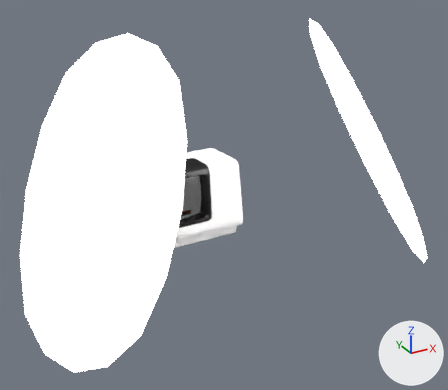
Before and after pictures for a commit that changed the Blender file models/VT100.004.blend.
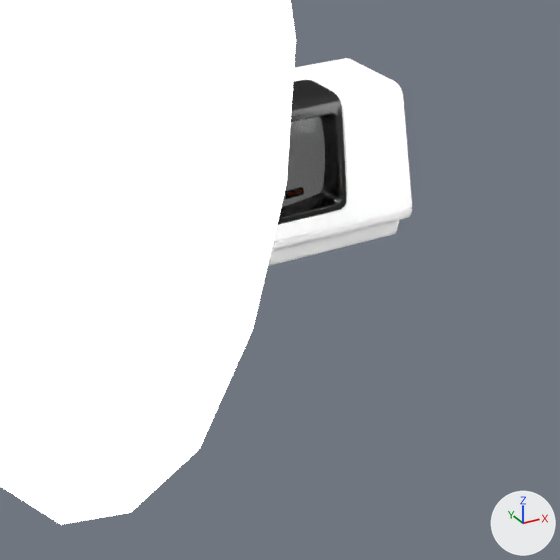
There are two pictures of each version: one whole from a 50 mm camera at (-18.2, -40.9, 20.8) aimed at (0.1, -7.7, 4.2), one close up on the part from 10% to 70% of the width and 31% to 100% of the height. Arrows for +X, +Y and +Z are at lower right; the lights stay in place. The same objects are shown in both versions, whatever each file hides.

Objects in the first close-up: 'lightboxes', 'vt100'.
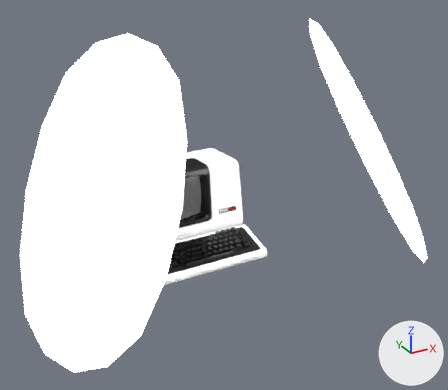
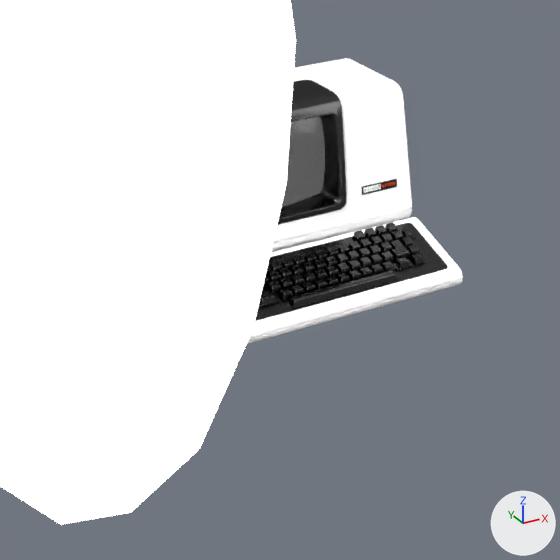
The change, as a diff of the scene's bpy script:
```diff
--- a/models/VT100.004.blend.py
+++ b/models/VT100.004.blend.py
@@ me_cube_002_1 @@
+me_cube_002_1.from_pydata(...)  # 1200 vertices, 1198 faces; spans x -4.45..4.45, y -1.73..2.02, z 0.0..1.37
+me_cube_002_1.polygons.foreach_set('use_smooth', [True] * 1198)
+me_cube_002_1.materials.append(mat_case)  # white #ffffff
@@ me_cube_004 @@
+me_cube_004.from_pydata(...)  # 2760 vertices, 2691 faces; spans x -4.07..4.07, y -1.4..1.4, z 0.65..1.35
+me_cube_004.polygons.foreach_set('use_smooth', [True] * 2691)
+me_cube_004.materials.append(mat_frame)
@@ me_cube_006 @@
+me_cube_006.from_pydata(...)  # 16199 vertices, 15192 faces; spans x -3.75..3.75, y -1.32..1.33, z 0.66..1.59
+me_cube_006.polygons.foreach_set('use_smooth', [True] * 15192)
+me_cube_006.materials.append(mat_frame)
@@ ob_keyboard_case @@
+ob_keyboard_case = bpy.data.objects.new('keyboard.case', me_cube_002_1)
+ob_keyboard_case.location = (0.0, -4.82, -2.39)
+_m = ob_keyboard_case.modifiers.new('Subsurf', 'SUBSURF')
+_m.levels = 3
+_m.render_levels = 4
@@ ob_keyboard_frame @@
+ob_keyboard_frame = bpy.data.objects.new('keyboard.frame', me_cube_004)
+ob_keyboard_frame.location = (0.0, -4.82, -2.39)
+_m = ob_keyboard_frame.modifiers.new('Subsurf', 'SUBSURF')
+_m.levels = 3
+_m.render_levels = 4
@@ ob_keyboard_keys @@
+ob_keyboard_keys = bpy.data.objects.new('keyboard.keys', me_cube_006)
+ob_keyboard_keys.location = (0.0, -4.82, -2.39)
+_m = ob_keyboard_keys.modifiers.new('Subsurf', 'SUBSURF')
+_m.levels = 3
+_m.render_levels = 4
```

Boxes (x1, y1, x2, y2) around the edits, measured in the close-ups (560 x 560 px):
'keyboard.keys', added
    after: (258, 223, 425, 309)
'keyboard.case', added
    after: (247, 217, 463, 344)
'keyboard.frame', added
    after: (255, 223, 448, 321)
